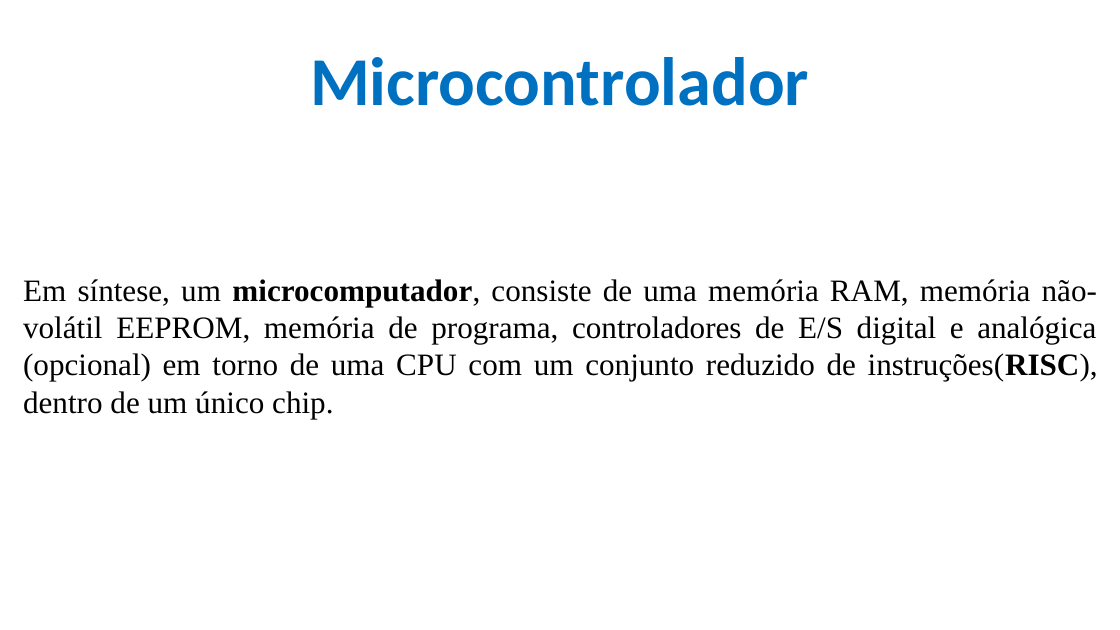
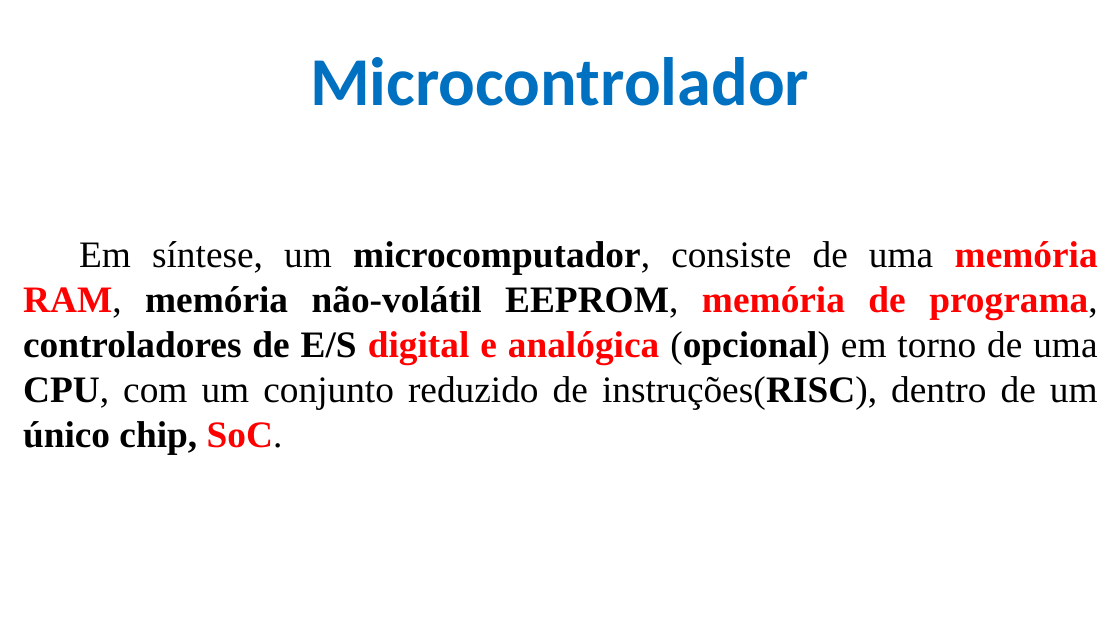
Before and after one commit to CloudEducationBrazil/WydenArea1ProgramacaoMicrocontroladores, a slide deck: slide 10 of 01 Classes/Aula 10 - Programação Microcontroladores - Projetos com Microcontroladores Boas Práticas e Wifi.pptx. Drawn at 1120x630 pixels with LibreOffice and Linux fonts; fonts in the diff are those of the drawing; background and template pictures are left out. Boxes give left, top, right and bottom in pixels: in the first picture for what was removed or moved away, otherwise in the second. Text is boxed around its words. In the diff, an @@ line names an element or a change of style, - is before the commit and + after.

Commit message:
Microc ...  13Mai2025

```diff
--- a/01 Classes/Aula 10 - Programação Microcontroladores - Projetos com Microcontroladores Boas Práticas e Wifi.pptx
+++ b/01 Classes/Aula 10 - Programação Microcontroladores - Projetos com Microcontroladores Boas Práticas e Wifi.pptx
@@ text at <box>23,241,1098,454</box>: text changed; size 20 to 24 pt; bold on @@
-Em síntese, um microcomputador, consiste de uma memória RAM, memória não-volátil EEPROM, memória de programa, controladores de E/S digital e analógica (opcional) em torno de uma CPU com um conjunto reduzido de instruções(RISC), dentro de um único chip.
+Em síntese, um microcomputador, consiste de uma memória RAM, memória não-volátil EEPROM, memória de programa, controladores de E/S digital e analógica (opcional) em torno de uma CPU, com um conjunto reduzido de instruções(RISC), dentro de um único chip, SoC.
```
Also in this commit, not shown: 5 other slides changed, 1 other file.
